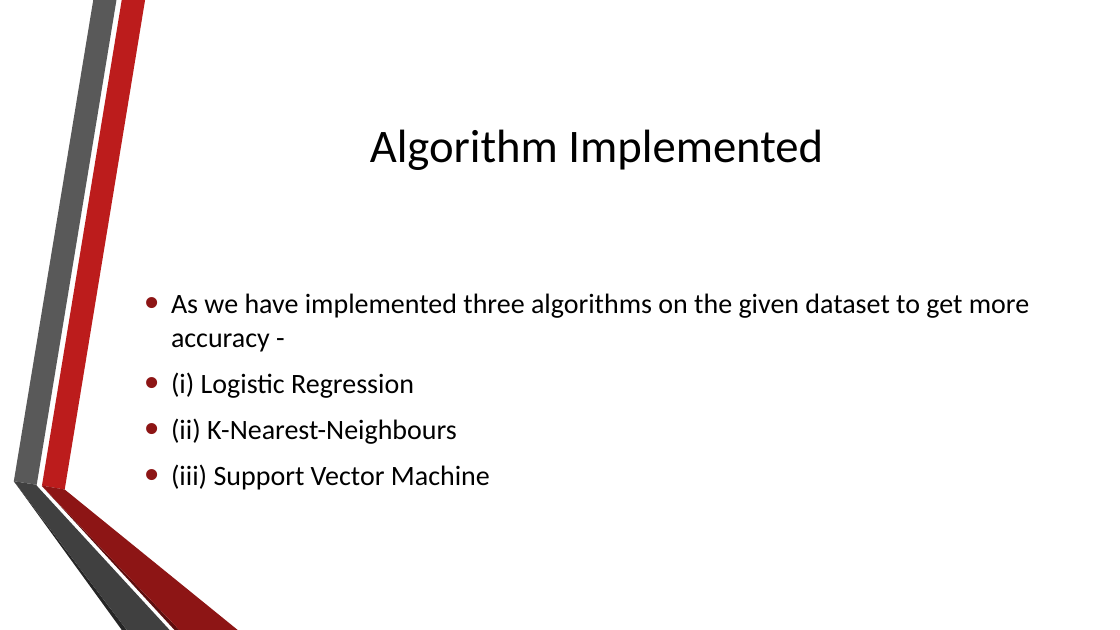
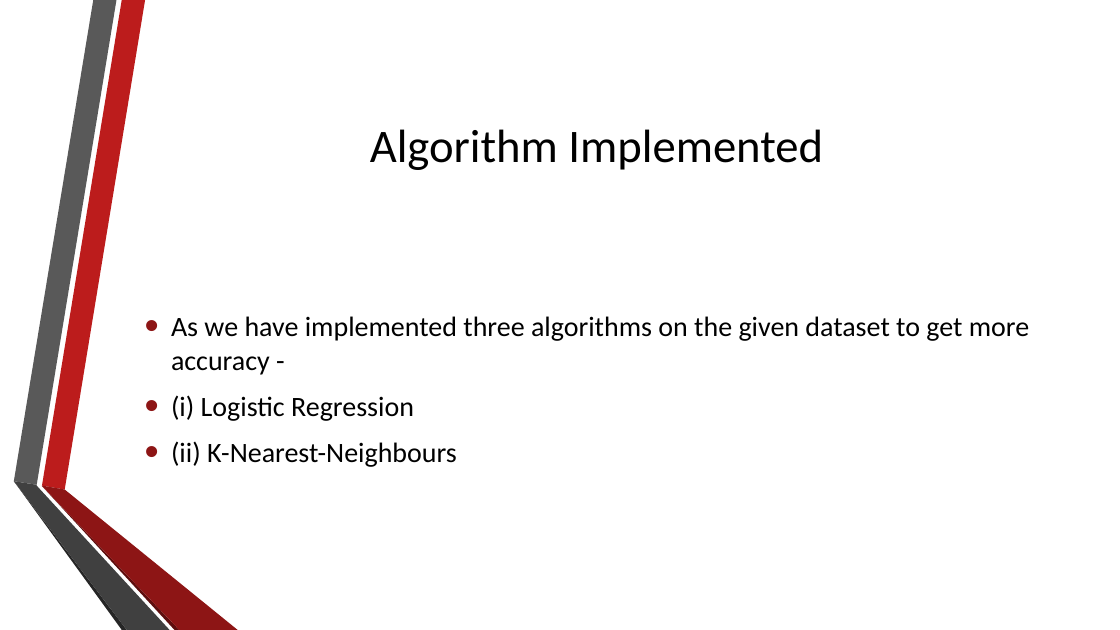
Before and after one commit to shubhamg199630/heart_disease_detection, a slide deck: slide 16 of Presentation.pptx. Drawn at 1120x630 pixels with LibreOffice and Linux fonts; fonts in the diff are those of the drawing; background and template pictures are left out. Boxes give left, top, right and bottom in pixels: in the first picture for what was removed or moved away, otherwise in the second. Text is boxed around its words. In the diff, an @@ line names an element or a change of style, - is before the commit and + after.

```diff
--- a/Presentation.pptx
+++ b/Presentation.pptx
@@ text at bbox=[171, 464, 490, 490]: paragraph removed @@
-• (iii) Support Vector Machine
```
Also in this commit, not shown: 2 other slides changed, 2 slides removed.
